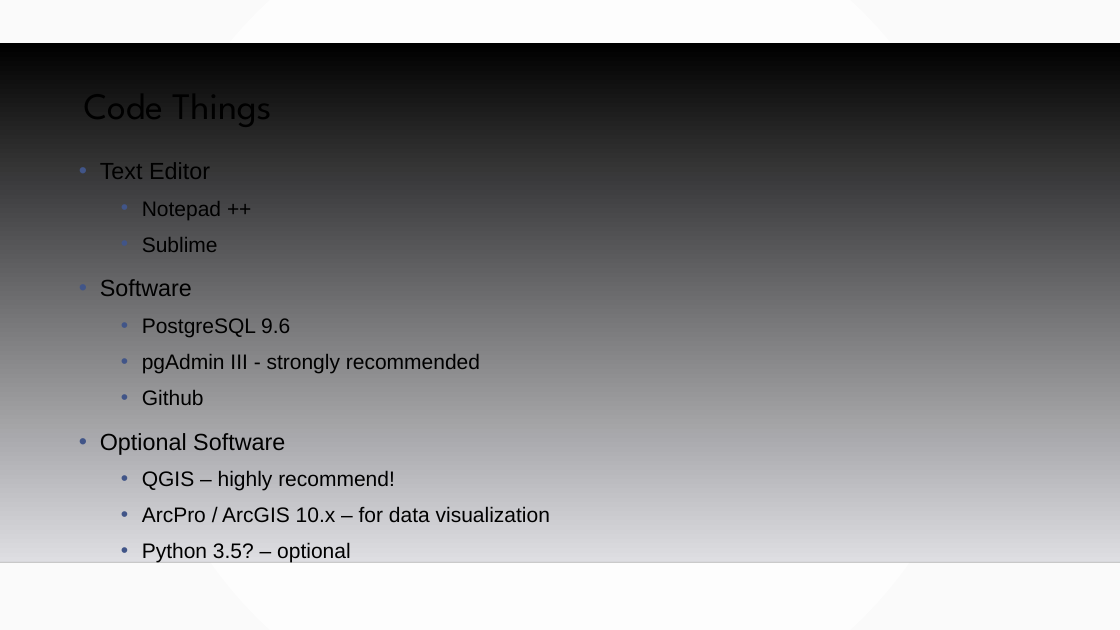
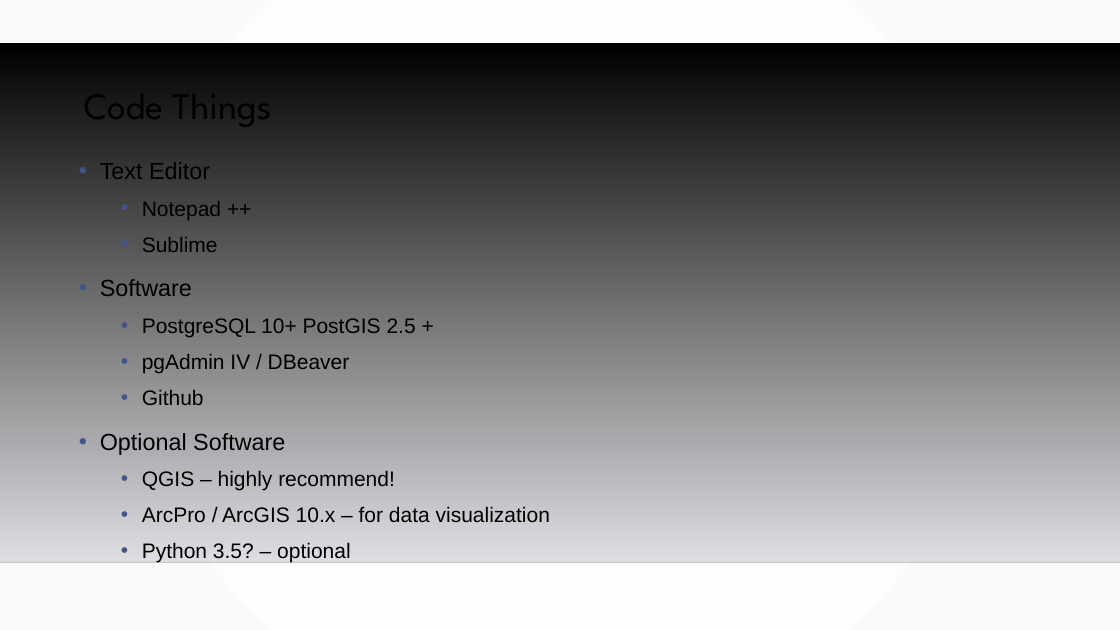
Before and after one commit to TomG007/gis5577, a slide deck: slide 5 of why_postgresql.odp. Drawn at 1120x630 pixels with LibreOffice and Linux fonts; fonts in the diff are those of the drawing; background and template pictures are left out. Boxes give left, top, right and bottom in pixels: in the first picture for what was removed or moved away, otherwise in the second. Text is boxed around its words. In the diff, an @@ line names an element or a change of style, - is before the commit and + after.

```diff
--- a/why_postgresql.odp
+++ b/why_postgresql.odp
@@ text at [142, 318, 416, 373]: text changed @@
-  • PostgreSQL 9.6
-  • pgAdmin III - strongly recommended
+  • PostgreSQL 10+ PostGIS 2.5 +
+  • pgAdmin IV / DBeaver
```
Also in this commit, not shown: 1 other slide changed, 3 other files.
